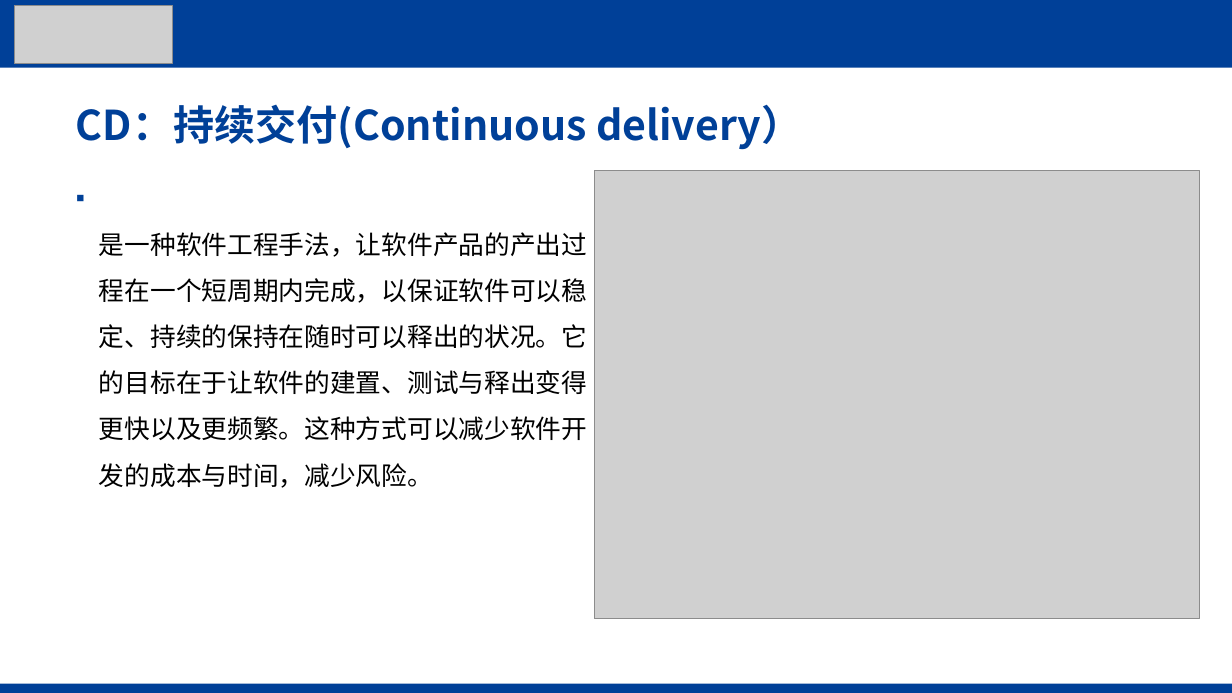
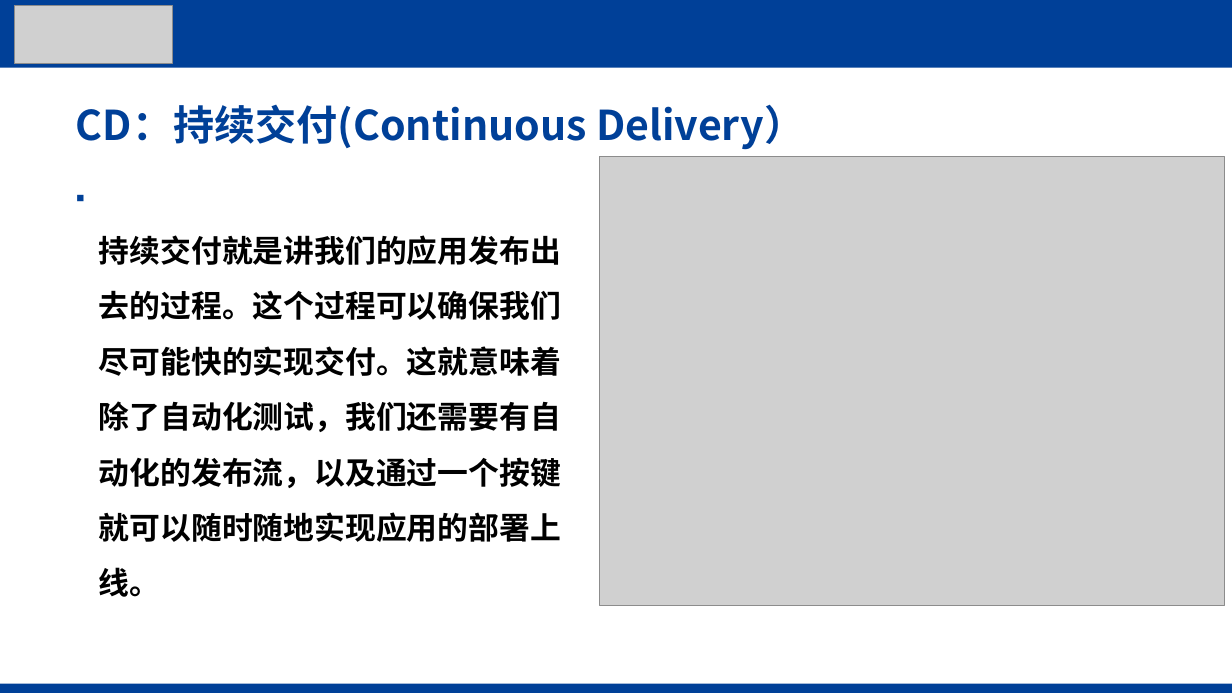
Before and after one commit to sansazhao/CI-CD, a slide deck: slide 5 of CICD介绍.pptx (slide 4 before the commit). Drawn at 1232x693 pixels with LibreOffice and Linux fonts; fonts in the diff are those of the drawing; grey boxes stand for pictures; background and template pictures are left out. Boxes give left, top, right and bottom in pixels: in the first picture for what was removed or moved away, otherwise in the second. Text is boxed around its words. In the diff, an @@ line names an element or a change of style, - is before the commit and + after.

Commit message:
ppt

```diff
--- a/CICD介绍.pptx
+++ b/CICD介绍.pptx
@@ title at [76,104,805,150]: text changed @@
-CD：持续交付(Continuous delivery）
+CD：持续交付(Continuous Delivery）
@@ picture: place and size @@
-picture at [594,170,1200,619]
+picture at [600,156,1225,605]
@@ text at [99,235,561,597]: text changed; size 20 to 24 pt; bold on @@
-▪ 是一种软件工程手法，让软件产品的产出过程在一个短周期内完成，以保证软件可以稳定、持续的保持在随时可以释出的状况。它的目标在于让软件的建置、测试与释出变得更快以及更频繁。这种方式可以减少软件开发的成本与时间，减少风险。
+▪ 持续交付就是讲我们的应用发布出去的过程。这个过程可以确保我们尽可能快的实现交付。这就意味着除了自动化测试，我们还需要有自动化的发布流，以及通过一个按键就可以随时随地实现应用的部署上线。
```
Also in this commit, not shown: 5 other slides changed, 6 slides added.
